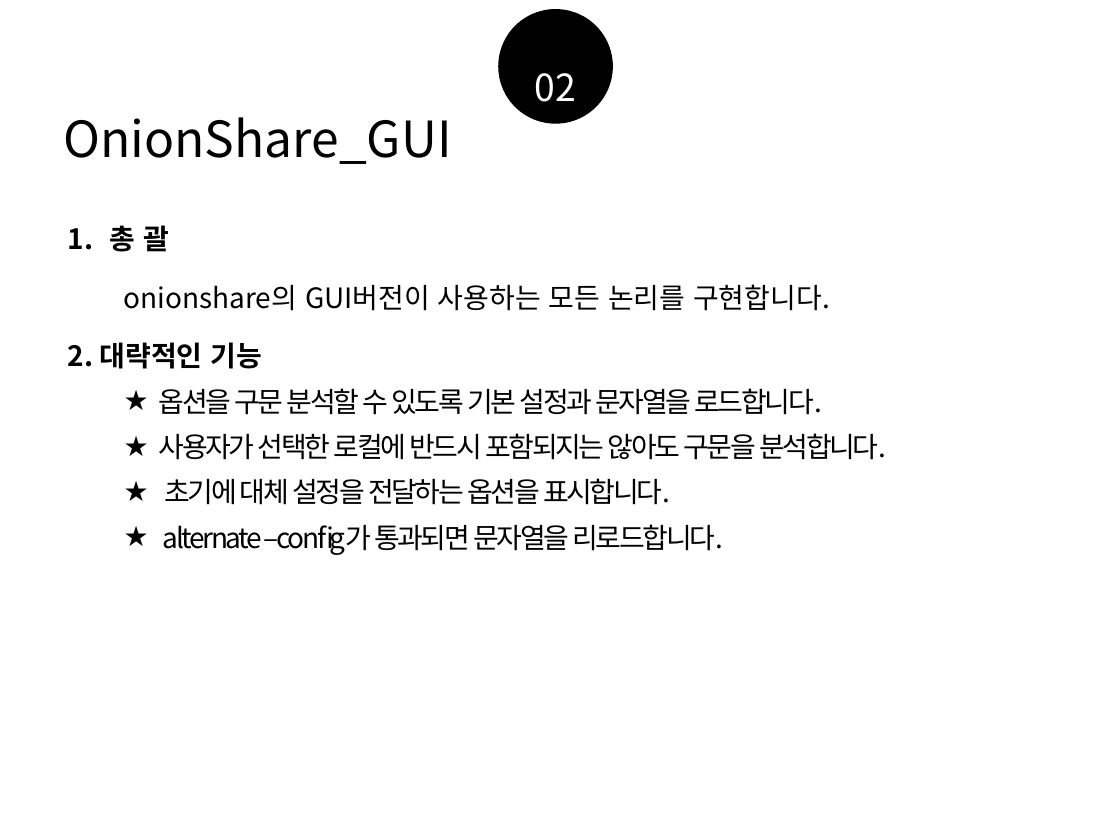
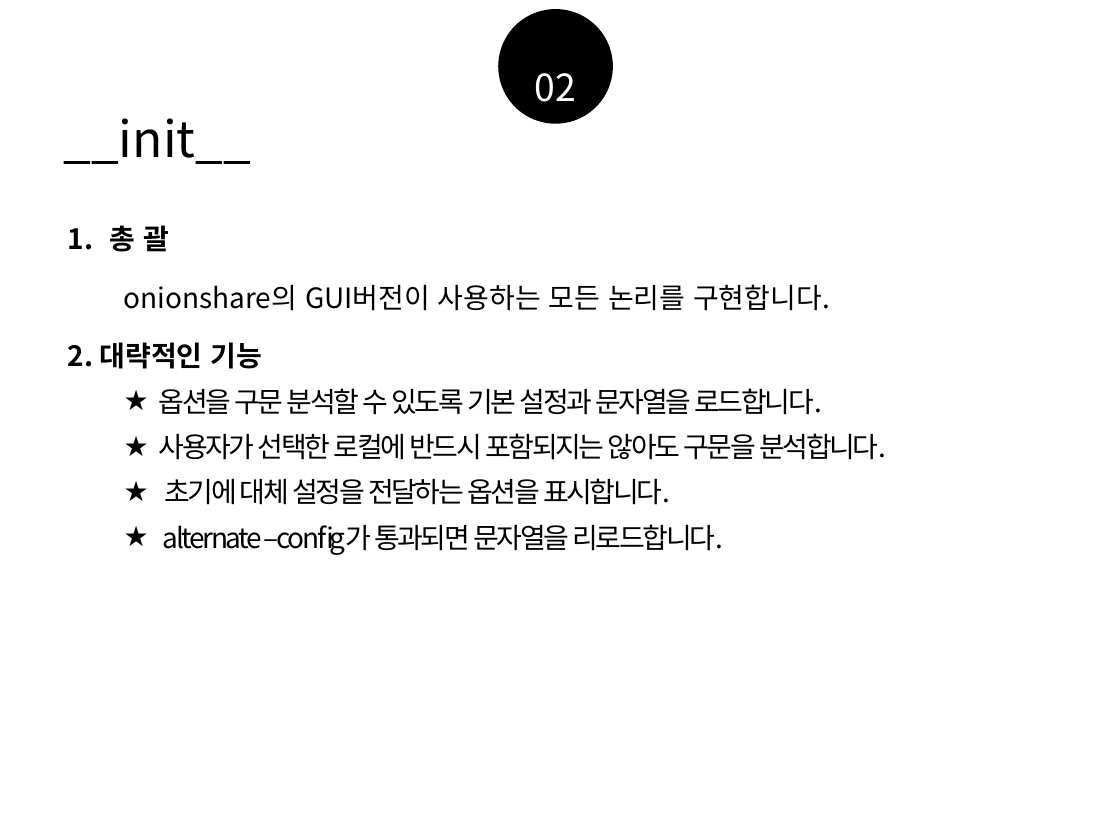
Before and after one commit to Ji-Ha/SW-TeamProject, a slide deck: slide 12 of 코드분석 및 PPT/공쏘 상세기능분석.pptx. Drawn at 1120x840 pixels with LibreOffice and Linux fonts; fonts in the diff are those of the drawing. Boxes give left, top, right and bottom in pixels: in the first picture for what was removed or moved away, otherwise in the second. Text is boxed around its words. In the diff, an @@ line names an element or a change of style, - is before the commit and + after.

```diff
--- a/코드분석 및 PPT/공쏘 상세기능분석.pptx
+++ b/코드분석 및 PPT/공쏘 상세기능분석.pptx
@@ text at (x1=63, y1=118, x2=251, y2=164): text changed @@
-OnionShare_GUI
+__init__
```
Also in this commit, not shown: 4 other slides changed, 1 slide added, 1 other file.
